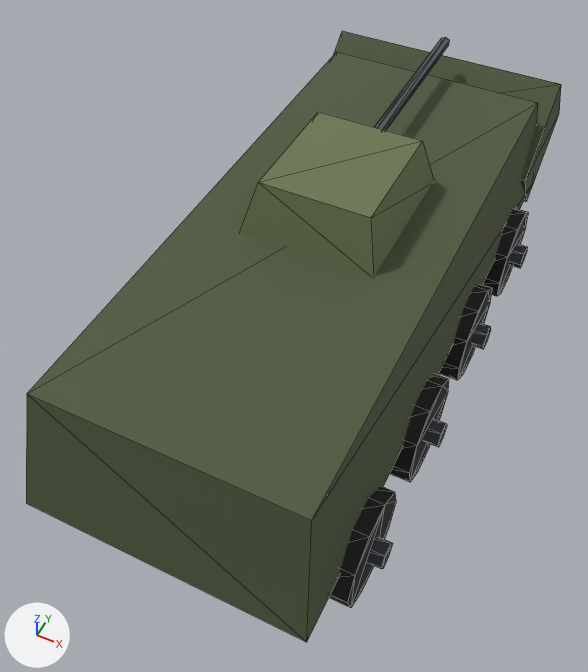
The glTF model game/assets/models/ifv_modern.glb as it was, and as the next commit left it.
The view is the same before and after, from a 50 mm camera at (2.43, -5.59, 7.26) aimed at (-0.16, -0.4, 0.77). The axes (+X, +Y, +Z) are drawn at lower left. The lights are the same throughout. The first picture is the older version. Mesh edges are drawn as thin lines. Vertices at exactly the same position are counted once.

The scene before the commit, as lines of its bpy script (objects in view):
```python
me_ifv_modern = bpy.data.meshes.new('ifv_modern')
me_ifv_modern.from_pydata(...)  # 292 vertices, 504 faces; spans x -1.66..1.66, y -3.3..4.08, z 0.03..2.62
me_ifv_modern.materials.append(mat_vertexcolour)
ob_ifv_modern = bpy.data.objects.new('ifv_modern', me_ifv_modern)
ob_ifv_modern.location = (0.0, 0.0, 0.0)
```
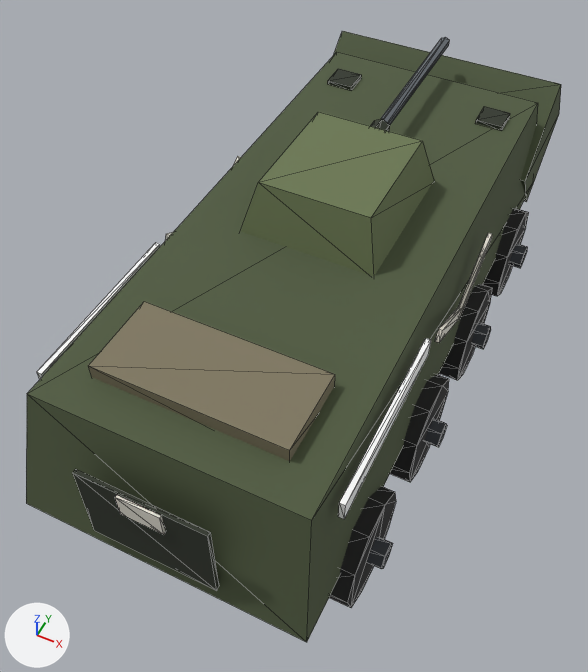
Edits to the bpy script that builds the scene:
```text
Change me_ifv_modern:
    used by ob_ifv_modern
    remove me_ifv_modern.from_pydata(...)  # 292 vertices, 504 faces; spans x -1.66..1.66, y -3.3..4.08, z 0.03..2.62
    add me_ifv_modern.from_pydata(...)  # 392 vertices, 656 faces; spans x -1.66..1.66, y -3.34..4.08, z 0.03..2.62
    me_ifv_modern part 1: a new loose piece, a box spanning x 1.355..1.405, y -2.7..-0.9, z 1.8..2.0, in mat_vertexcolour
    me_ifv_modern part 2: a new loose piece, a box spanning x 0.75..1.05, y 2.25..2.55, z 2.095..2.145, in mat_vertexcolour
    me_ifv_modern part 3: a new loose piece, a box spanning x -1.405..-1.355, y -2.7..-0.9, z 1.8..2.0, in mat_vertexcolour
    me_ifv_modern part 4: a new loose piece, a box spanning x -1.05..-0.75, y 2.25..2.55, z 2.095..2.145, in mat_vertexcolour
    me_ifv_modern part 5: a new loose piece, a box spanning x -0.6..0.6, y -3.32..-3.28, z 1.0..1.9, in mat_vertexcolour
    me_ifv_modern part 6: a new loose piece, a box spanning x -0.2..0.2, y -3.34..-3.3, z 1.625..1.875, in mat_vertexcolour
    me_ifv_modern part 7: a new loose piece, a box spanning x -0.9..0.9, y -2.6..-1.8, z 1.99..2.24, in mat_vertexcolour
    me_ifv_modern part 8: a new loose piece, a 6-sided cylinder along y spanning x -0.09..0.09, y 0.9..1.3, z 2.3..2.5, in mat_vertexcolour
    me_ifv_modern part 9
    16 vertices are added at x -1.44..1.4, y -0.73..0.83, z 1.39..1.91
    16 new vertices lie (0.04, 0.0, 0.0) away from vertices in x -1.44..1.4, y -0.73..0.83, z 1.39..1.91
    48 new faces join them
    me_ifv_modern part 10: 20 kept faces spanning x -0.05..0.05, y 0.95..3.25, z 2.34..2.46 get new vertex colours; the middle colour goes from dark grey #5c6268 to grey #6a7076
```

Where the change shows, as pixel boxes (x1, y1, x2, y2) in the pictures (588 x 672 px):
part 1 of me_ifv_modern, added
    after: (338, 338, 431, 519)
part 2 of me_ifv_modern, added
    after: (476, 106, 510, 130)
part 3 of me_ifv_modern, added
    after: (37, 242, 160, 379)
part 4 of me_ifv_modern, added
    after: (328, 68, 362, 90)
part 5 of me_ifv_modern, added
    after: (73, 469, 219, 591)
part 6 of me_ifv_modern, added
    after: (115, 495, 165, 535)
part 7 of me_ifv_modern, added
    after: (88, 302, 335, 461)
part 8 of me_ifv_modern, added (mostly hidden)
    after: (371, 119, 390, 131)
part 9 of me_ifv_modern, added
    after: (165, 156, 492, 342)
part 10 of me_ifv_modern, recoloured
    both: (381, 37, 449, 125)
